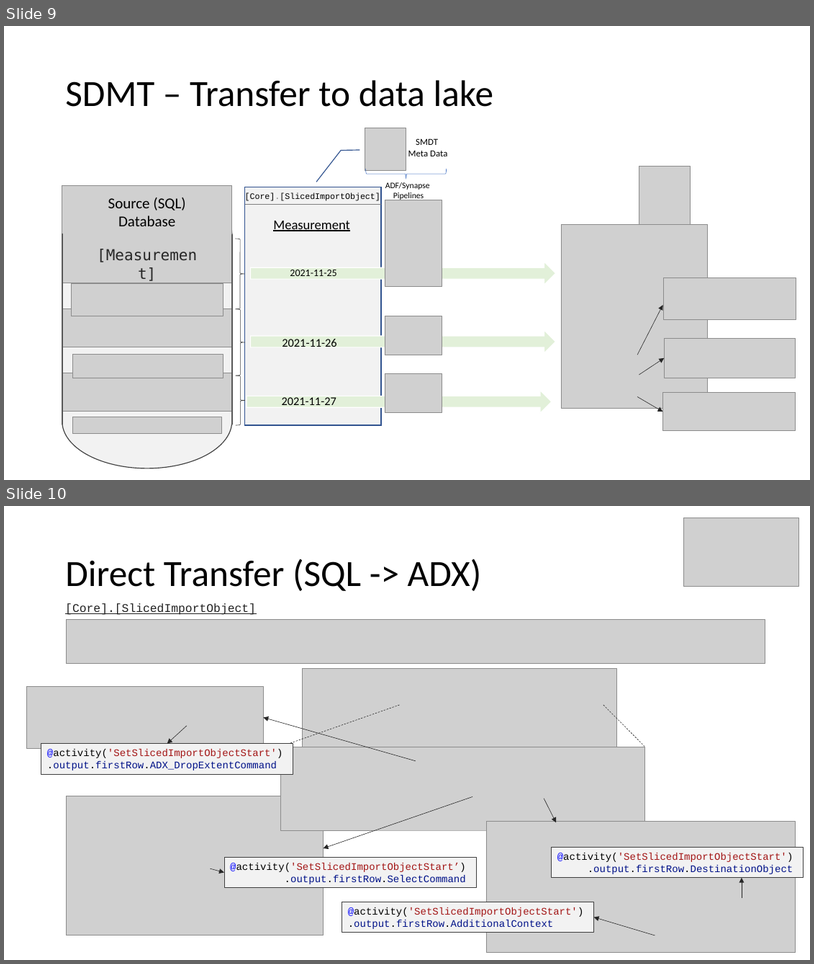
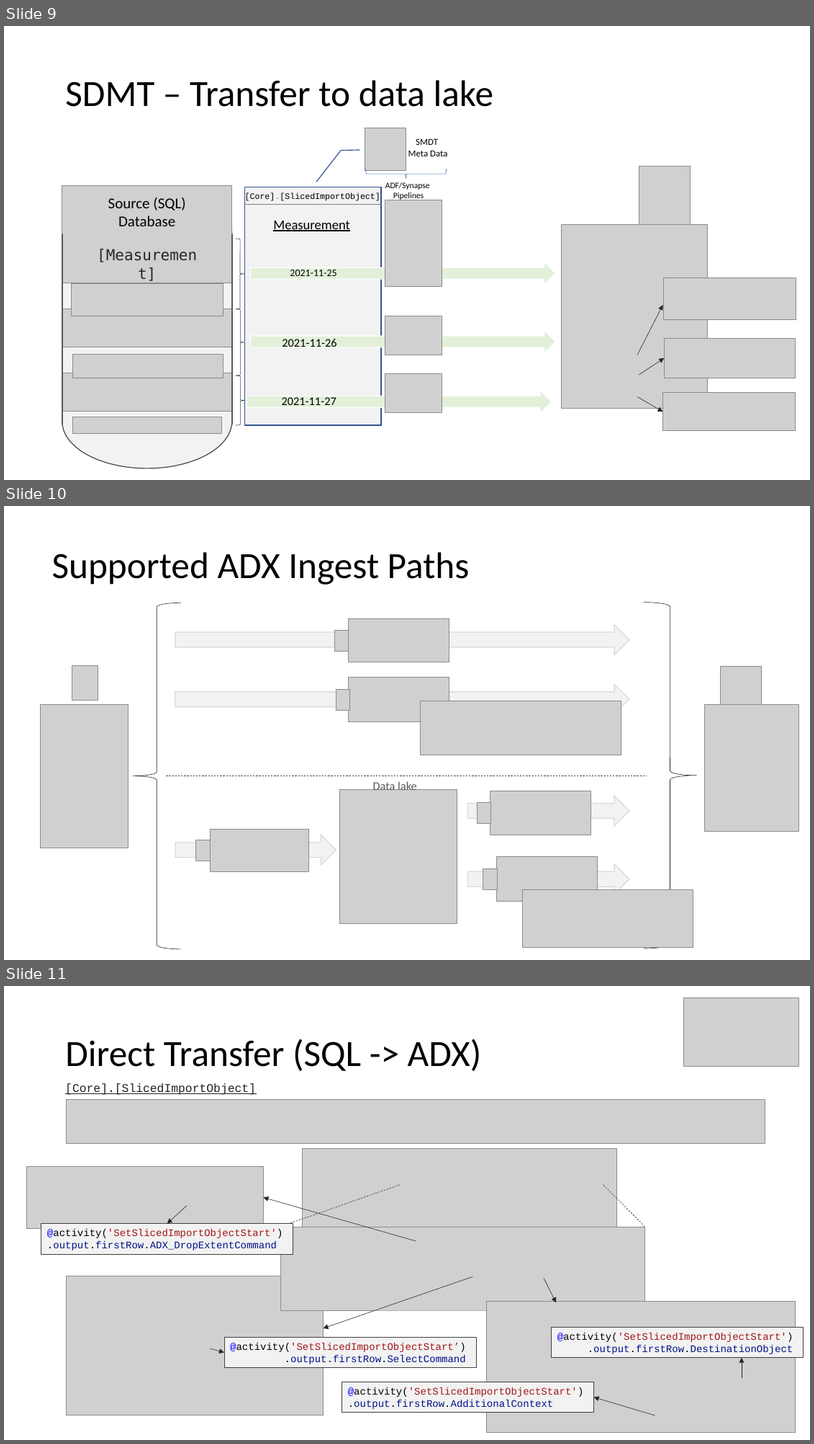
Before and after one commit to meinradweiss/SwissArmyKnife, a slide deck: docs/ADF_SynapsePipelines/PPT/SlicedDataMigrationToolbox.pptx. Shown one above the other, each under a label of ours: slides 9 and 10 before the commit, slides 9, 10 and 11 after it. The pictures are 814x964 and 814x1444 pixels, drawn with LibreOffice and Linux fonts; fonts in the diff are those of the drawing; grey boxes stand for pictures. Boxes give left, top, right and bottom in pixels: in the first picture for what was removed or moved away, otherwise in the second. Text is boxed around its words. In the diff, an @@ line names an element or a change of style, - is before the commit and + after.

Commit message:
Load to Lake and then directly to ADX added

```diff
--- a/docs/ADF_SynapsePipelines/PPT/SlicedDataMigrationToolbox.pptx
+++ b/docs/ADF_SynapsePipelines/PPT/SlicedDataMigrationToolbox.pptx
@@ slide 10 added at (4, 506, 810, 960), background #FFFFFF @@
@@ title added at (52, 552, 470, 584), 44 pt, text #000000 @@
+Supported ADX Ingest Paths
@@ right brace added at (133, 602, 181, 949), outline #262626 0.5 pt @@
@@ right brace added at (644, 602, 697, 948), outline #262626 0.5 pt @@
@@ right arrow added at (175, 625, 630, 655), fill #F2F2F2, outline #D9D9D9 1 pt @@
@@ picture added at (335, 631, 349, 651) @@
@@ picture added at (349, 618, 450, 662) @@
@@ picture added at (72, 666, 98, 700) @@
@@ picture added at (349, 677, 450, 721) @@
@@ picture added at (721, 666, 762, 705) @@
@@ right arrow added at (175, 684, 630, 714), fill #F2F2F2, outline #D9D9D9 1 pt @@
@@ picture added at (336, 690, 350, 710) @@
@@ picture added at (40, 705, 129, 848) @@
@@ picture added at (420, 701, 622, 755) @@
@@ picture added at (705, 705, 799, 831) @@
@@ line added from (166, 776) to (646, 776), #404040 0.5 pt dashed @@
@@ text added at (373, 780, 417, 790), 14 pt, text #595959 @@
+Data lake
@@ picture added at (340, 790, 457, 924) @@
@@ right arrow added at (468, 795, 630, 826), fill #F2F2F2, outline #D9D9D9 1 pt @@
@@ picture added at (478, 803, 491, 823) @@
@@ picture added at (491, 791, 592, 834) @@
@@ picture added at (210, 829, 309, 871) @@
@@ right arrow added at (176, 834, 337, 865), fill #F2F2F2, outline #D9D9D9 1 pt @@
@@ picture added at (196, 840, 211, 860) @@
@@ right arrow added at (468, 864, 630, 894), fill #F2F2F2, outline #D9D9D9 1 pt @@
@@ picture added at (484, 869, 498, 890) @@
@@ picture added at (497, 856, 598, 901) @@
@@ picture added at (523, 890, 694, 947) @@
@@ what was slide 10 is now slide 11 @@
```
Also in this commit, not shown: 1 other slide added, 6 other files.
